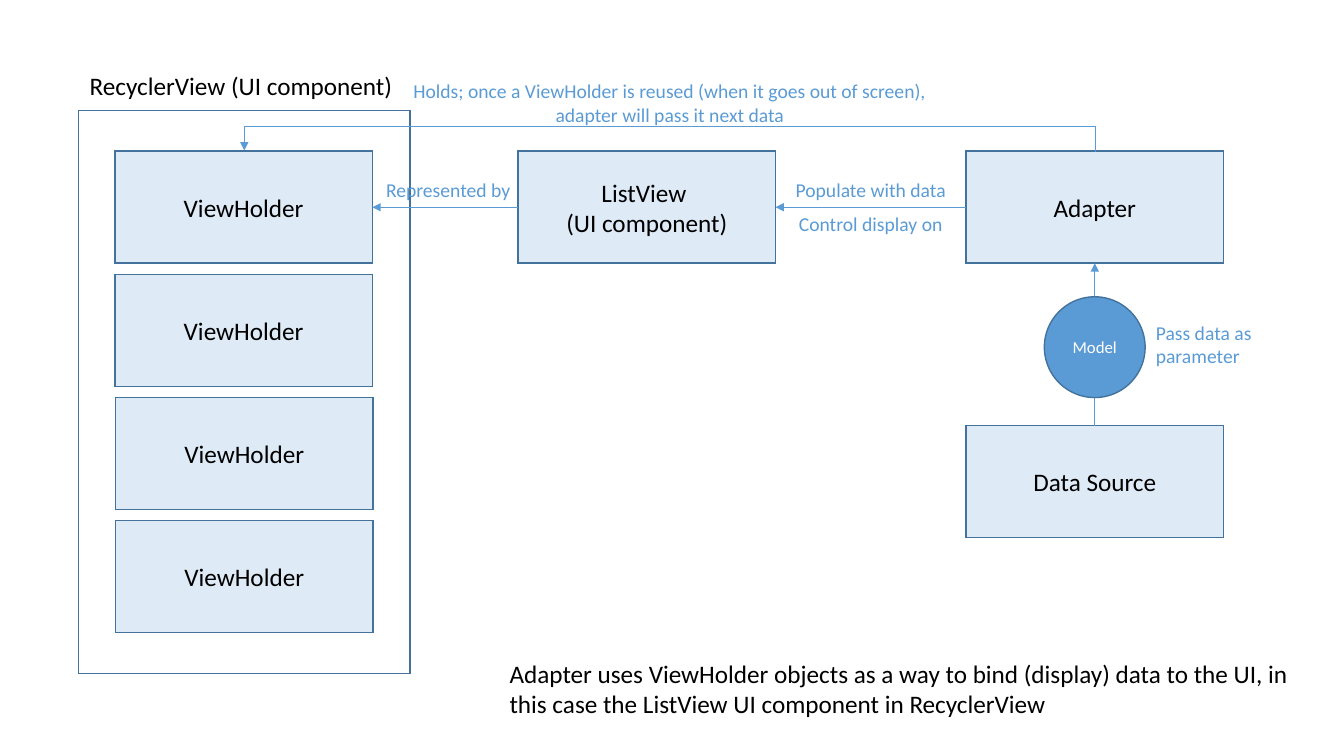
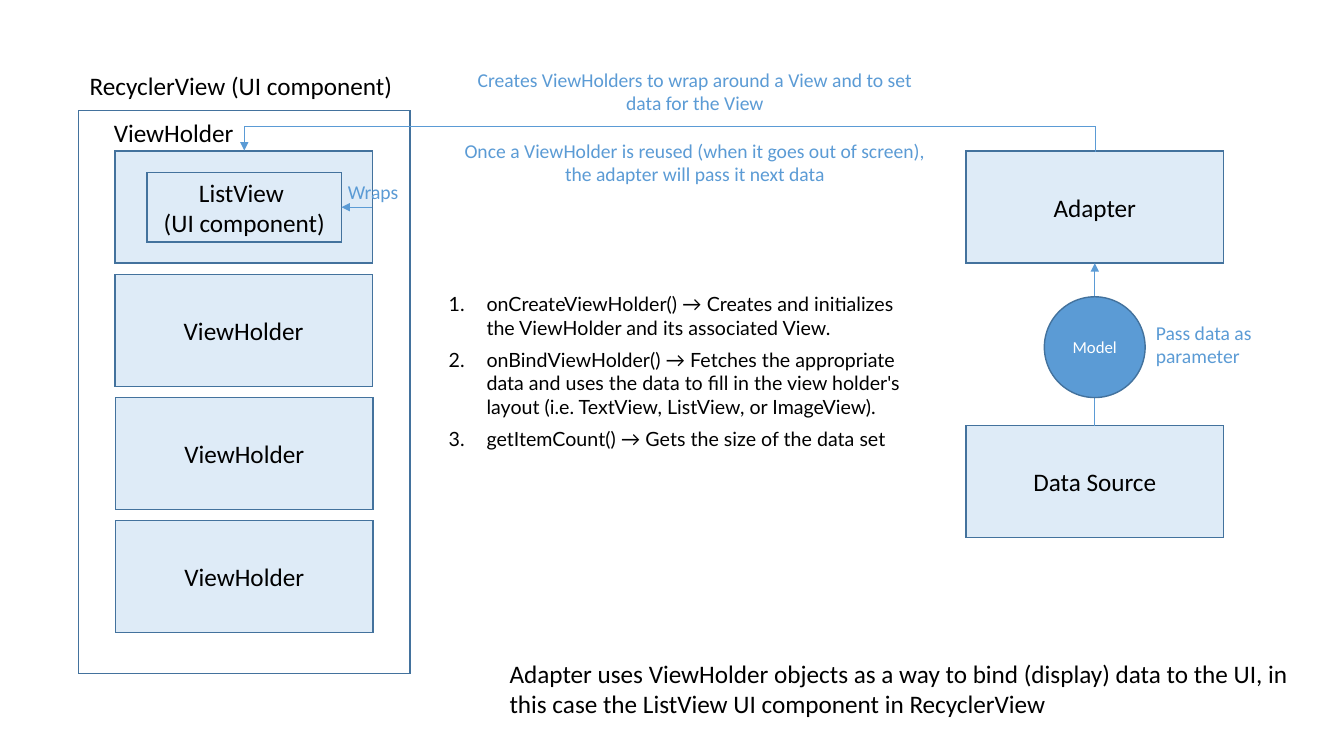
Before and after one commit to joellecorliss/Associate-Android-Developer, a slide deck: slide 3 of Android Activity Lifecycle.pptx. Drawn at 1344x756 pixels with LibreOffice and Linux fonts; fonts in the diff are those of the drawing. Boxes give left, top, right and bottom in pixels: in the first picture for what was removed or moved away, otherwise in the second. Text is boxed around its words. In the diff, an @@ line names an element or a change of style, - is before the commit and + after.

Commit message:
updated slides

```diff
--- a/Android Activity Lifecycle.pptx
+++ b/Android Activity Lifecycle.pptx
@@ text at (465,73,924,184): text changed @@
-Holds; once a ViewHolder is reused (when it goes out of screen), adapter will pass it next data
+Creates ViewHolders to wrap around a View and to set data for the View
+Once a ViewHolder is reused (when it goes out of screen), the adapter will pass it next data
@@ text added at (114,124,234,142), 18 pt, text #000000 @@
+ViewHolder
@@ rectangle "ListView": place and size @@
-rectangle "ListView" at (518,151,776,263)
+rectangle "ListView" at (147,172,342,242)
@@ text in rectangle at (184,199,304,217): text removed @@
-ViewHolder
@@ arrow moved from (518, 208) - (372, 208) to (372, 208) - (342, 208) @@
@@ text at (348,183,399,205): text changed @@
-Represented by
+Wraps
@@ arrow removed from (966, 208) to (775, 208) @@
@@ text removed at (796,183,945,200) @@
-Populate with data
@@ text removed at (799,217,943,234) @@
-Control display on
@@ text added at (487,296,900,450), 14 pt, text #000000 @@
+1. onCreateViewHolder() → Creates and initializes the ViewHolder and its associated View.
+2. onBindViewHolder() → Fetches the appropriate data and uses the data to fill in the view holder's layout (i.e. TextView, ListView, or ImageView).
+3. getItemCount() → Gets the size of the data set
```
Also in this commit, not shown: 1 slide added.
